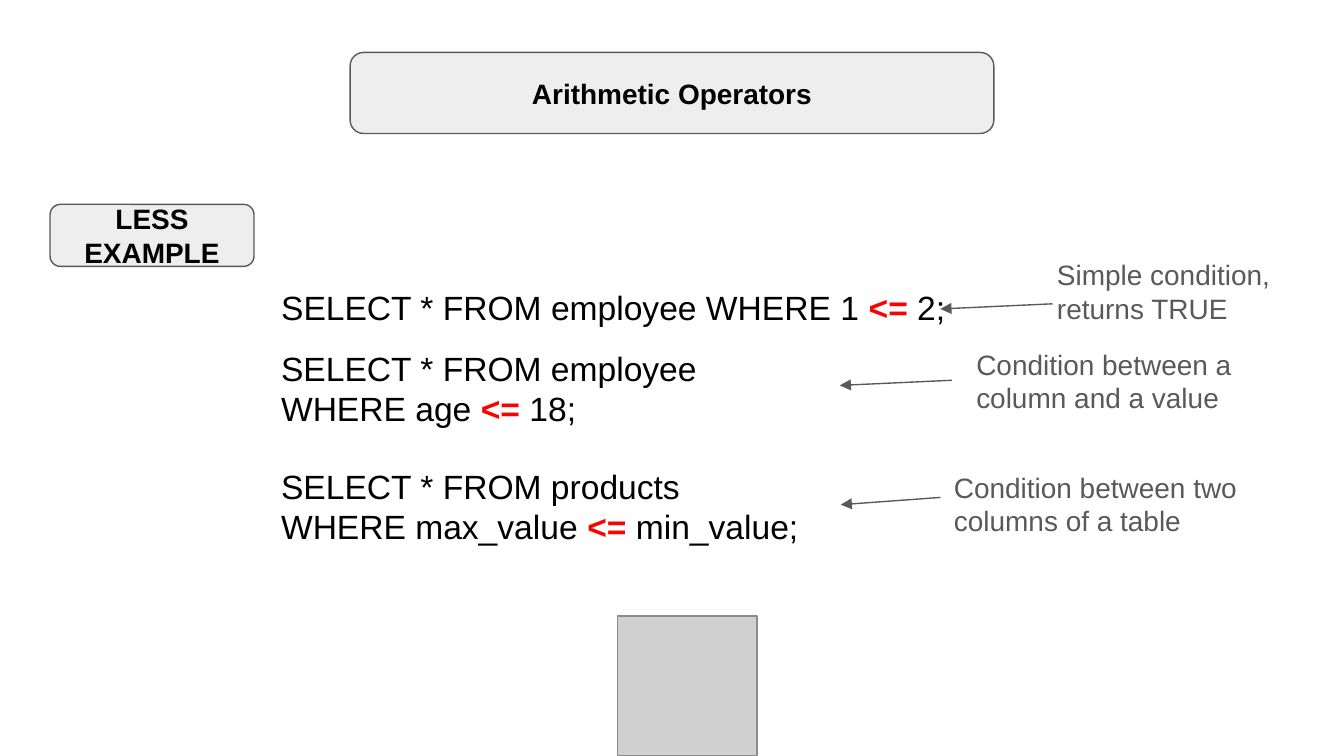
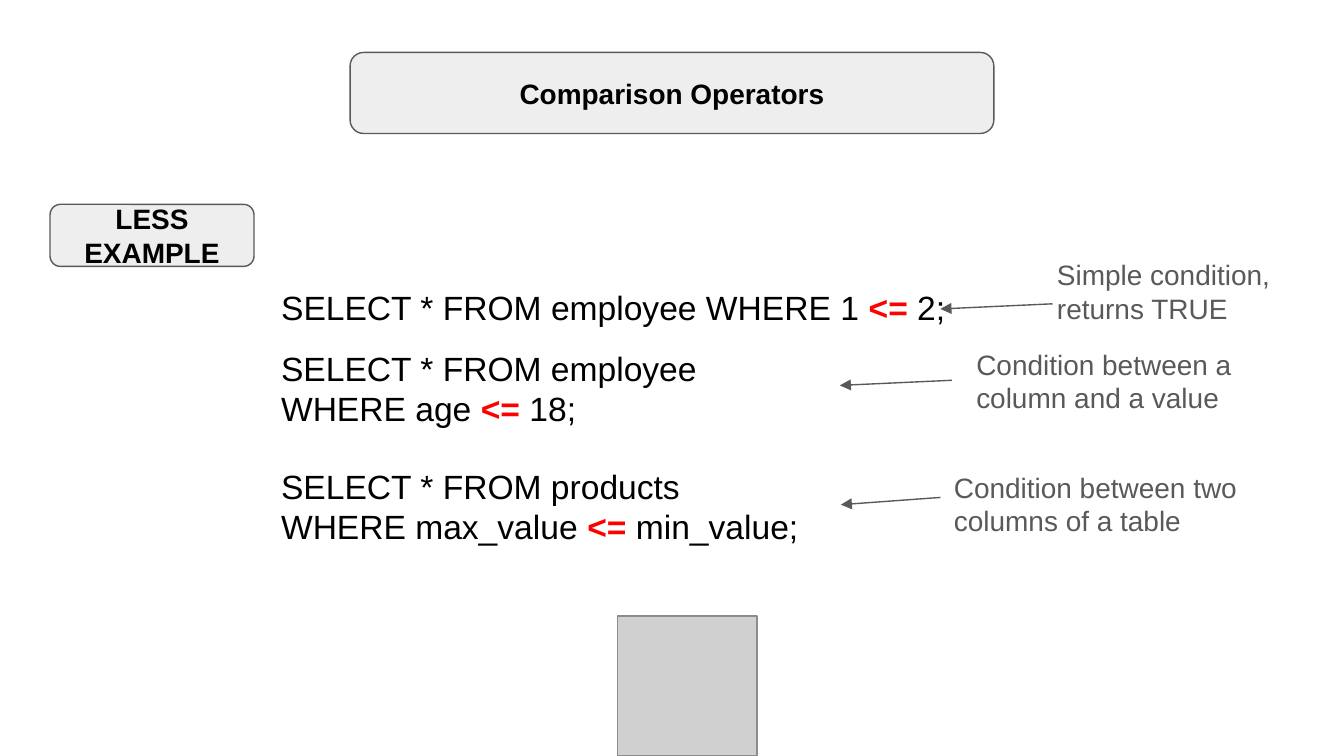
Before and after one commit to manug7/slides, a slide deck: slide 13 of sql/3 - operators/3.2 - comparison/slide/SQL Comparison Operators.odp. Drawn at 1344x756 pixels with LibreOffice and Linux fonts; fonts in the diff are those of the drawing; grey boxes stand for pictures. Boxes give left, top, right and bottom in pixels: in the first picture for what was removed or moved away, otherwise in the second. Text is boxed around its words. In the diff, an @@ line names an element or a change of style, - is before the commit and + after.

Commit message:
updated comparison operators

```diff
--- a/sql/3 - operators/3.2 - comparison/slide/SQL Comparison Operators.odp
+++ b/sql/3 - operators/3.2 - comparison/slide/SQL Comparison Operators.odp
@@ text in rounded rectangle at [520,83,824,109]: text changed @@
-Arithmetic Operators
+Comparison Operators
```
Also in this commit, not shown: 5 other slides changed, 1 other file.
